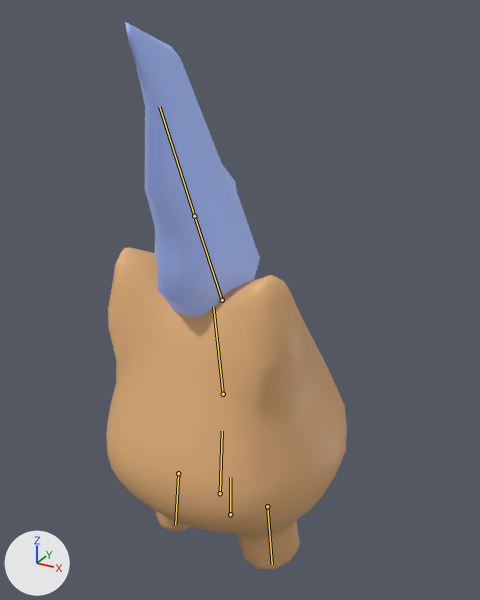
One commit to the FBX model Assets/Art/Models/Enemies/Siftling Golem/Siftling-Golem-Model.fbx: the scene before it, then after it.
Rendered twice from a 50 mm lens placed at (3.13, -5.46, 5.72), pointed at (0.18, -0.1, 3.04). Lighting does not change. The marker at lower left points along +X, +Y and +Z. The picture after the commit comes second. The bones that change, and the others that lie on the model, are drawn over the model as lines.
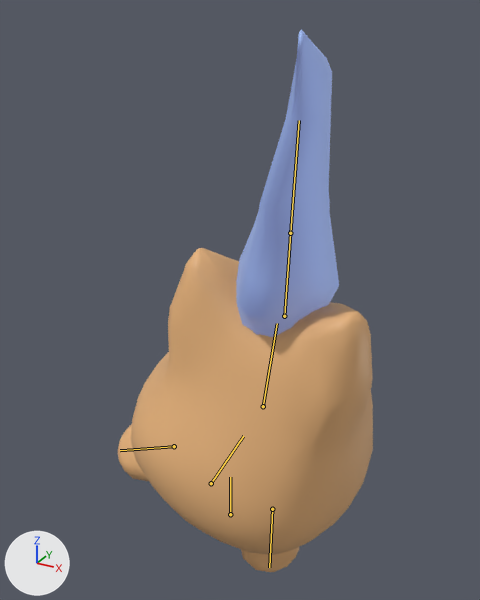
The newer file adds an action. The first version stands in its rest pose; the second is drawn at frame 12 of the action 'Siftling_RiseLegLeft'.

Pixel boxes [x1, y1, x2, y2] of what changed, in the pictures (480 x 600 px):
'Cube', posed: before [106, 247, 347, 569]; after [118, 248, 373, 572]
'Cube.001', posed (23% narrower): before [126, 22, 260, 317]; after [236, 29, 339, 337]
bone 'Bone', root to tip: before (220, 493) to (222, 431); after (211, 483) to (243, 436)
bone 'Bone.001', root to tip: before (223, 394) to (213, 307); after (263, 406) to (277, 323)
bone 'Bone.002', root to tip: before (222, 300) to (194, 216); after (284, 316) to (290, 233)
bone 'Leg.L', root to tip: before (178, 473) to (175, 525); after (174, 446) to (120, 450)
bone 'Leg.R', root to tip: before (267, 506) to (272, 564); after (272, 509) to (269, 567)

The change, as a diff of the scene's bpy script:
```diff
--- a/Assets/Art/Models/Enemies/Siftling Golem/Siftling-Golem-Model.fbx.py
+++ b/Assets/Art/Models/Enemies/Siftling Golem/Siftling-Golem-Model.fbx.py
@@ bone_bone_003 @@
 bone_bone_003 = bpy.data.objects['Armature'].pose.bones['Bone.003']  # child of 'Bone.004'
-bone_bone_003.scale = (1.0, 1.0, 1.0)
+bone_bone_003.scale = (0.99, 1.01, 0.99)
@@ bone_bone @@
 bone_bone = bpy.data.objects['Armature'].pose.bones['Bone']  # child of 'Bone.003'
-bone_bone.location = (0.0, 0.0, 0.0)
-bone_bone.rotation_quaternion = (1.0, 0.0, 0.0, 0.0)  # degrees (0, 0, 0)
+bone_bone.location = (-0.12, 0.08, 0.01)
+bone_bone.rotation_quaternion = (0.971, -0.013, 0.035, -0.238)  # degrees (-2, 4, -28)
@@ bone_bone_001 @@
 bone_bone_001 = bpy.data.objects['Armature'].pose.bones['Bone.001']  # child of 'Bone'
-bone_bone_001.rotation_quaternion = (1.0, 0.0, 0.0, 0.0)  # degrees (0, 0, 0)
+bone_bone_001.rotation_quaternion = (0.989, 0.01, 0.002, 0.145)  # degrees (1, 0, 17)
@@ bone_bone_002 @@
 bone_bone_002 = bpy.data.objects['Armature'].pose.bones['Bone.002']  # child of 'Bone.001'
-bone_bone_002.rotation_quaternion = (1.0, 0.0, 0.0, 0.0)  # degrees (0, 0, 0)
+bone_bone_002.rotation_quaternion = (1.0, -0.013, -0.016, -0.016)  # degrees (-1, -2, -2)
@@ bone_leg_l @@
 bone_leg_l = bpy.data.objects['Armature'].pose.bones['Leg.L']  # child of 'Bone'
-bone_leg_l.location = (0.0, 0.0, 0.0)
-bone_leg_l.rotation_quaternion = (1.0, 0.0, 0.0, 0.0)  # degrees (0, 0, 0)
+bone_leg_l.location = (0.01, 0.04, -0.05)
+bone_leg_l.rotation_quaternion = (0.947, 0.014, -0.037, -0.319)  # degrees (3, -4, -37)
@@ bone_leg_r @@
 bone_leg_r = bpy.data.objects['Armature'].pose.bones['Leg.R']  # child of 'Bone'
-bone_leg_r.location = (0.0, 0.0, 0.0)
-bone_leg_r.rotation_quaternion = (1.0, 0.0, 0.0, 0.0)  # degrees (0, 0, 0)
+bone_leg_r.location = (-0.15, -0.21, -0.01)
+bone_leg_r.rotation_quaternion = (0.981, 0.01, 0.022, 0.193)  # degrees (2, 2, 22)
```
